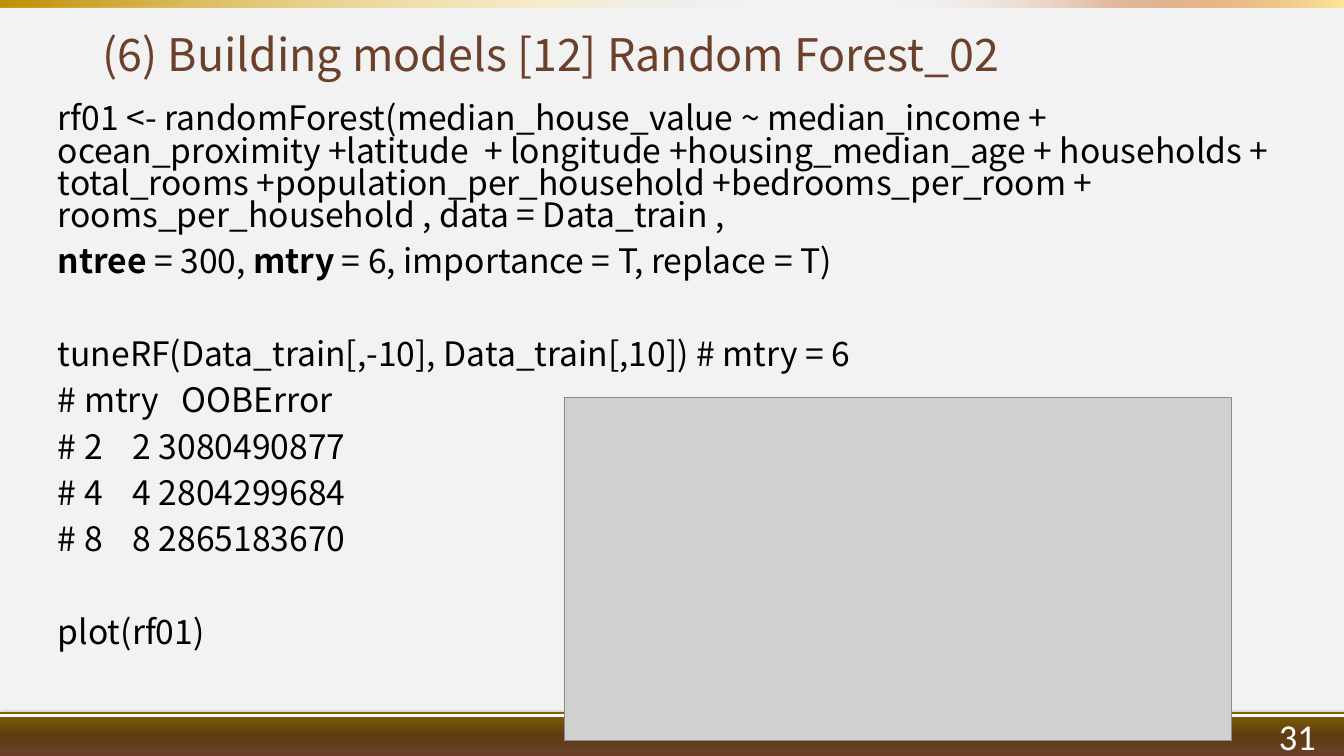
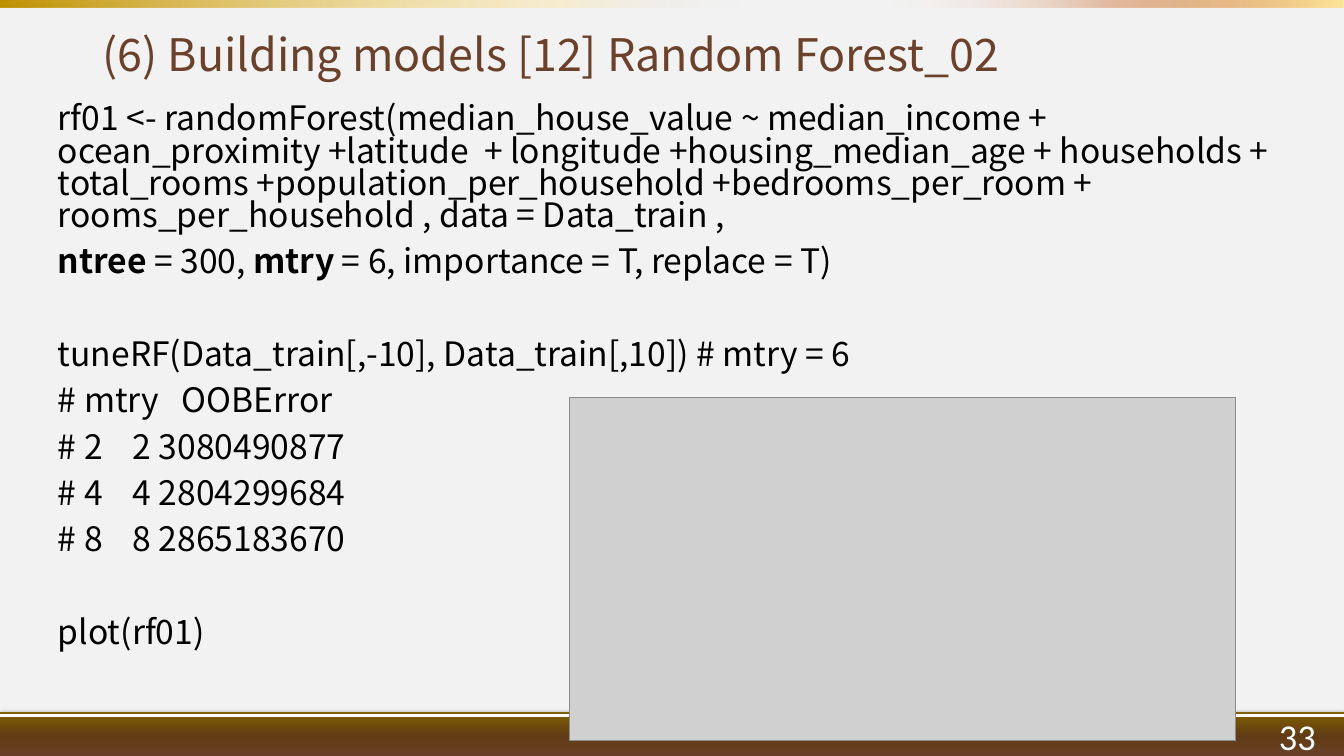
Before and after one commit to 1082-datascience/finalproject-finalproject-1082ds_group6, a slide deck: slide 36 of results/1072_datascience_FP_107363015_G6.pptx (slide 34 before the commit). Drawn at 1344x756 pixels with LibreOffice and Linux fonts; fonts in the diff are those of the drawing; grey boxes stand for pictures; background and template pictures are left out. Boxes give left, top, right and bottom in pixels: in the first picture for what was removed or moved away, otherwise in the second. Text is boxed around its words. In the diff, an @@ line names an element or a change of style, - is before the commit and + after.

```diff
--- a/results/1072_datascience_FP_107363015_G6.pptx
+++ b/results/1072_datascience_FP_107363015_G6.pptx
@@ picture: place and size @@
-picture at [566,397,1232,741]
+picture at [570,397,1236,741]
@@ text at [1279,726,1316,751]: text changed @@
-31
+33
```
Also in this commit, not shown: 30 other slides changed, 2 slides added.
